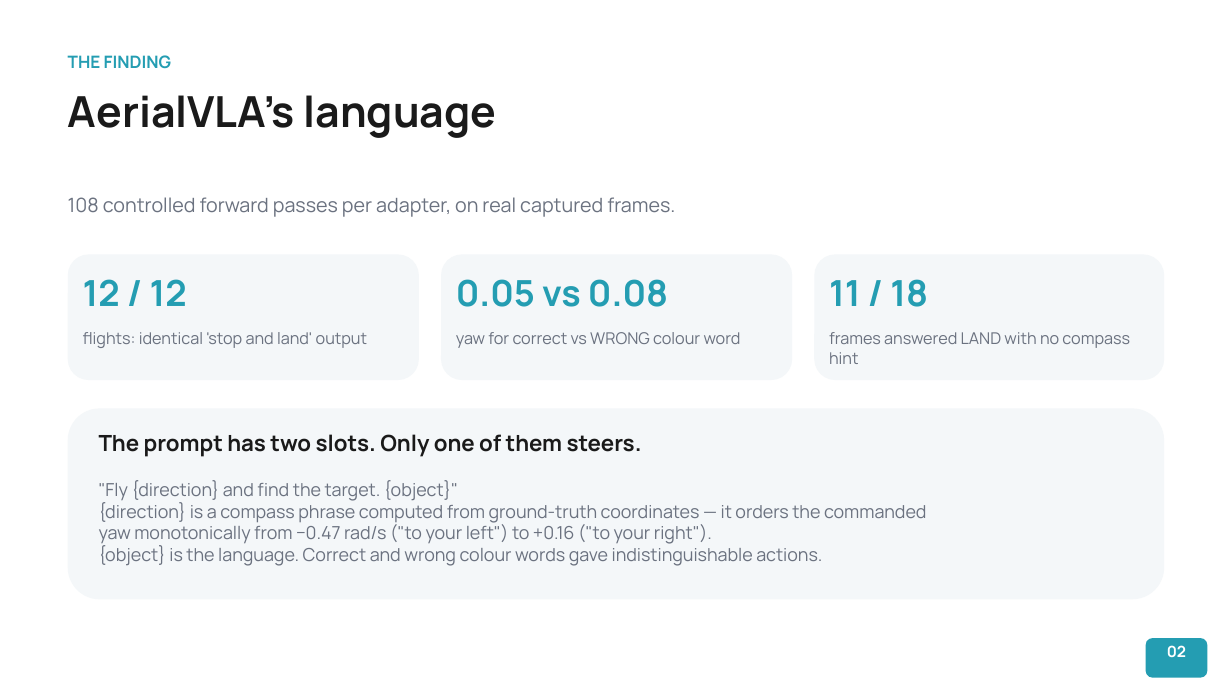
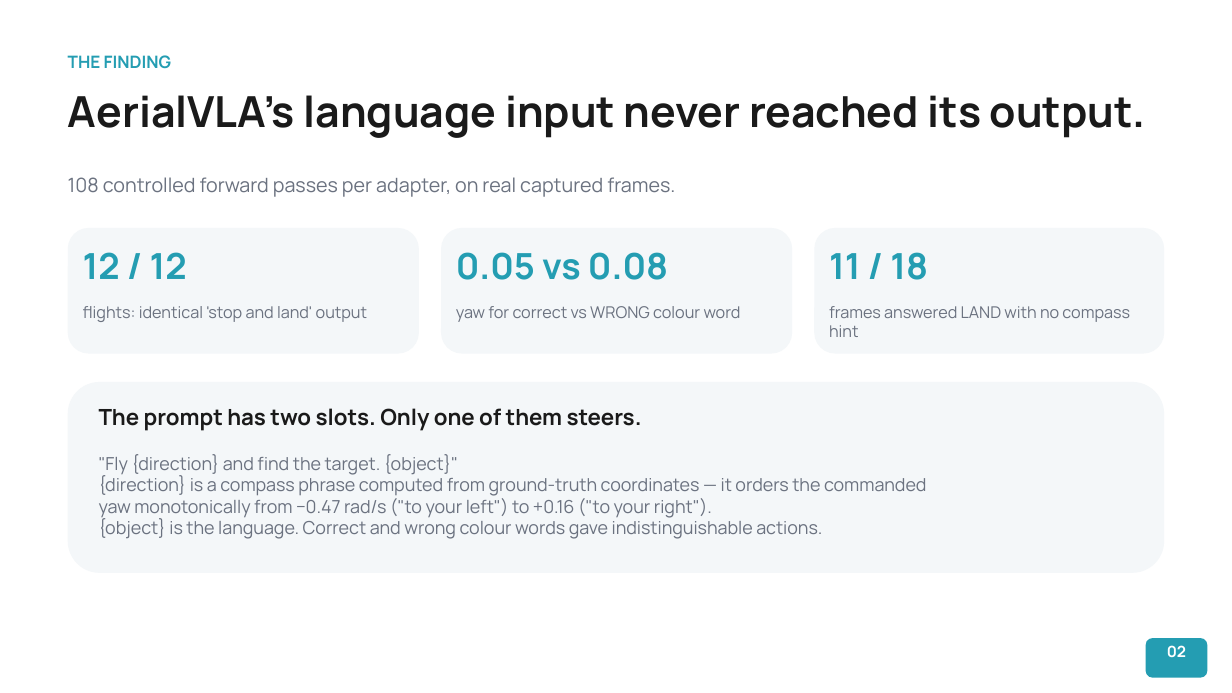
Before and after one commit to Nathanael1721/vla-uav-guardrail, a slide deck: slide 3 of contrib/ntut-vla/docs/VLA-Guardrail-Follow-Aug2026.pptx. Drawn at 1232x693 pixels with LibreOffice and Linux fonts; fonts in the diff are those of the drawing. Boxes give left, top, right and bottom in pixels: in the first picture for what was removed or moved away, otherwise in the second. Text is boxed around its words. In the diff, an @@ line names an element or a change of style, - is before the commit and + after.

```diff
--- a/contrib/ntut-vla/docs/VLA-Guardrail-Follow-Aug2026.pptx
+++ b/contrib/ntut-vla/docs/VLA-Guardrail-Follow-Aug2026.pptx
@@ text at [68, 95, 1146, 138]: text changed @@
-AerialVLA's language
+AerialVLA's language input never reached its output.
@@ text "108 controlled forward passes per ...": place and size @@
-text "108 controlled forward passes per ..." at [68, 197, 675, 217]
+text "108 controlled forward passes per ..." at [68, 177, 675, 197]
@@ 8 texts, 4 rounded rectangles: place and size @@
-8 texts, 4 rounded rectangles at [68, 255, 1164, 600]
+8 texts, 4 rounded rectangles at [68, 228, 1164, 573]
```
Also in this commit, not shown: 8 other slides changed, 2 slides added, 2 slides removed, 7 other files.
